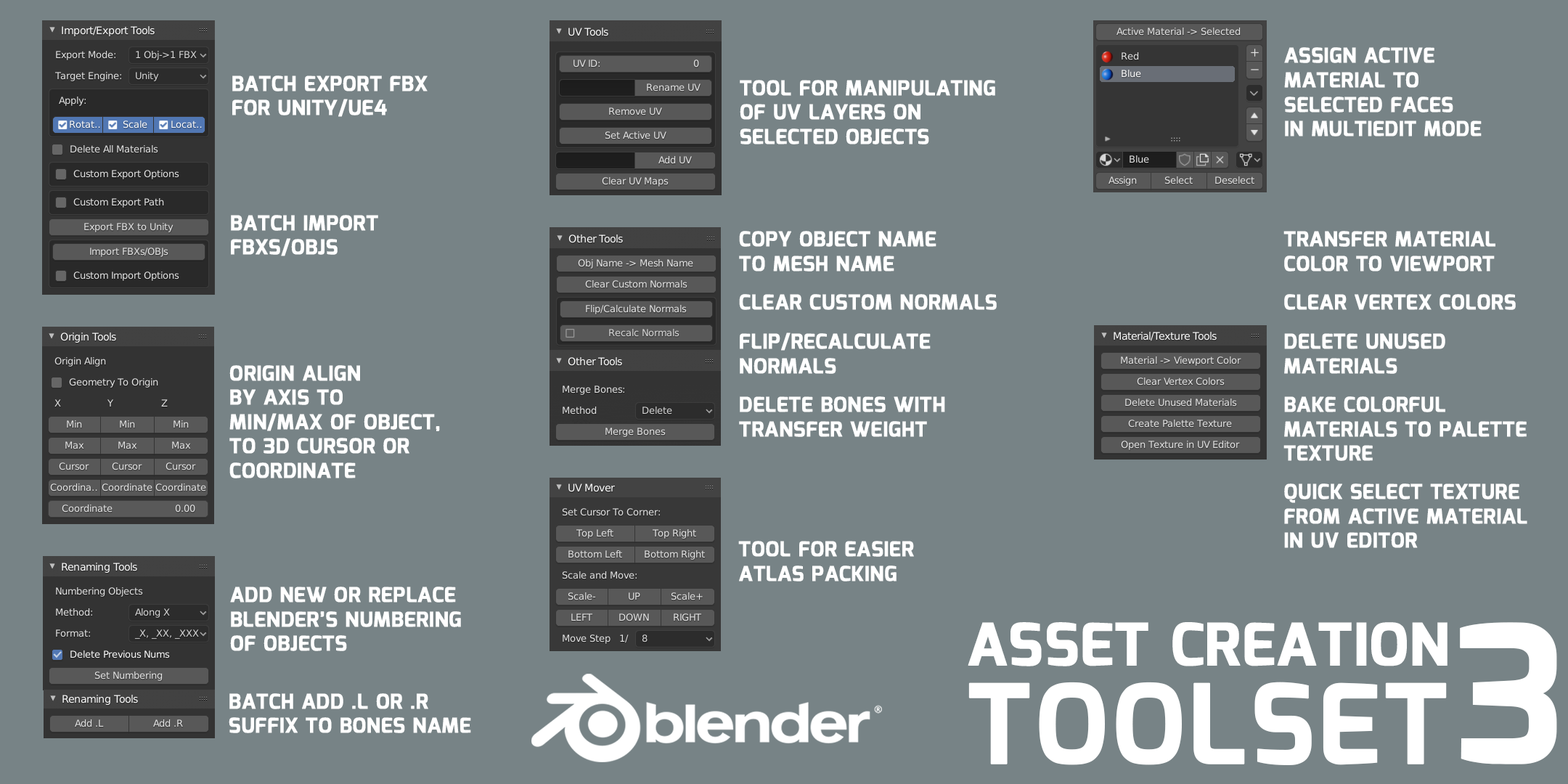
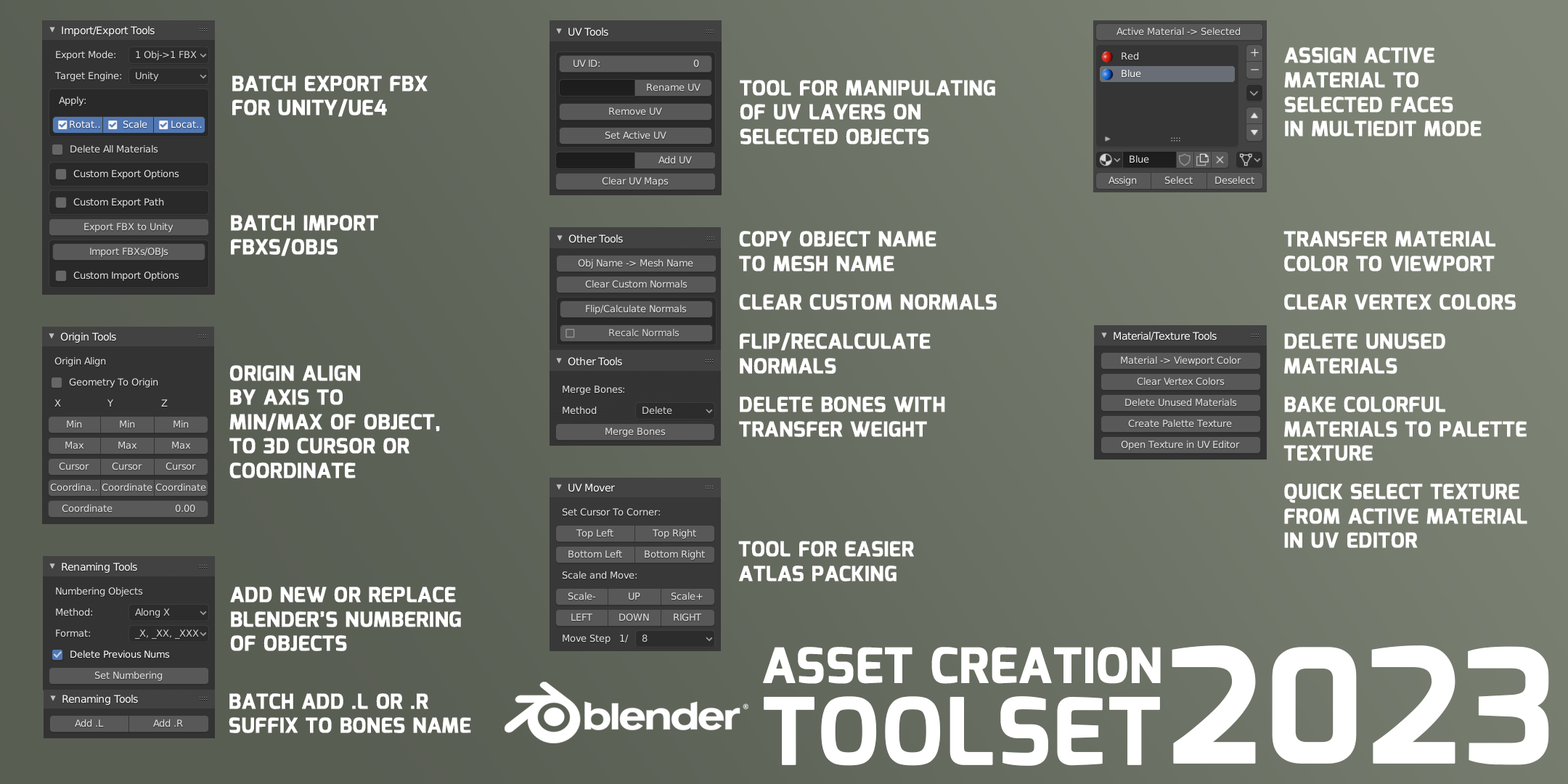
Comparing the layer stacks of the two 1568x784 images. Changes:
painted on "Layer 1" over 504, 673, 883, 763
renamed "3" to "2023", painted on it over 1171, 622, 1558, 766
painted on "Toolset" over 763, 681, 1447, 766
painted on "ASset creation" over 762, 622, 1448, 684
added layer "Layer 2" (multiply, 30%) above "Color Fill 1" over 0, 0, 1568, 784
painted on "Color Fill 1" over 0, 0, 1568, 784